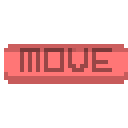
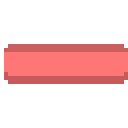
Layer changes from the first w=128, h=128 image to the second:
renamed "Layer 2" to "Layer 3", showed it, painted on it over [20, 48, 112, 72]
